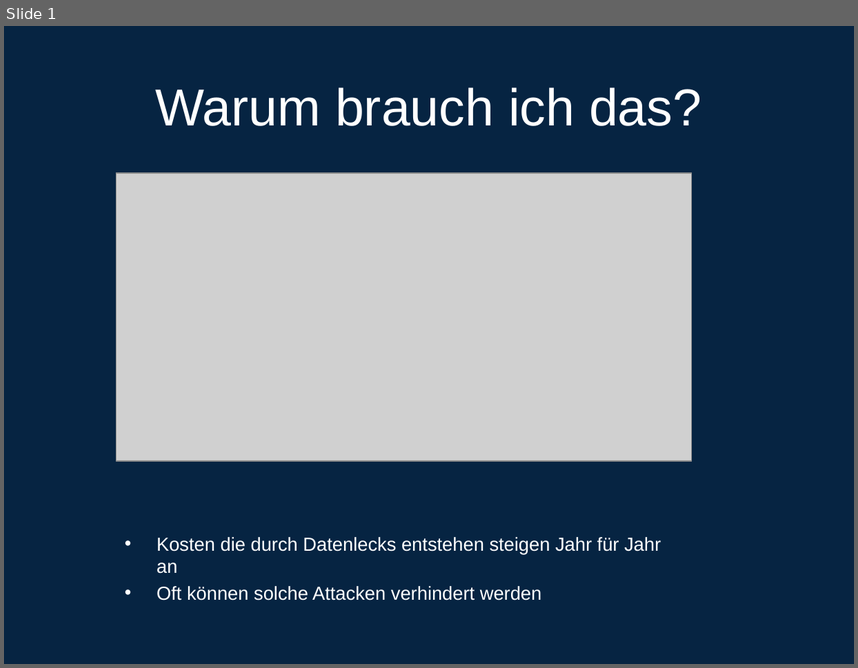
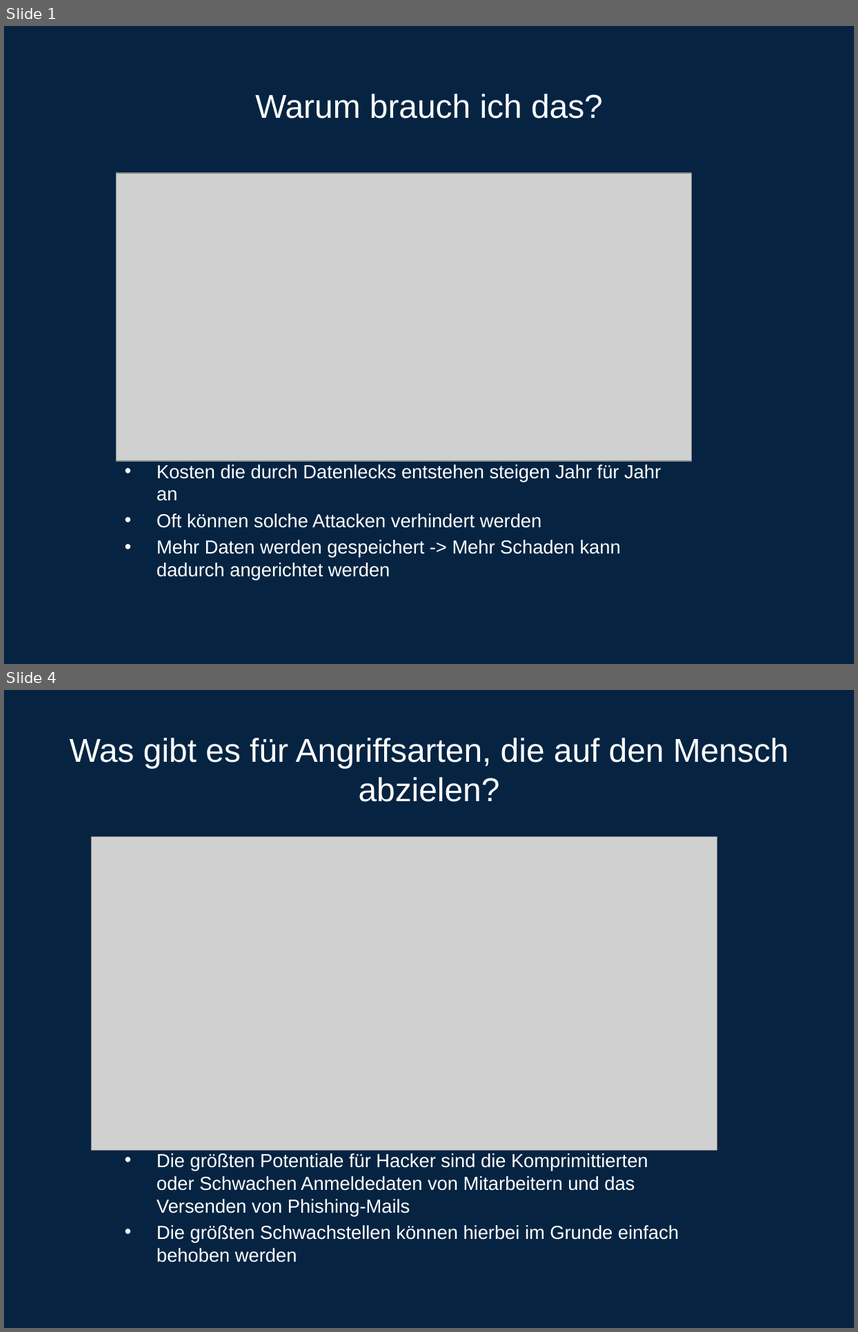
Before and after one commit to TimKossmann/storytelling, a slide deck: Powerpoint.pptx. Shown one above the other, each under a label of ours: slide 1 before the commit, slides 1 and 4 after it; the slides between them are not shown. The pictures are 858x668 and 858x1332 pixels, drawn with LibreOffice and Linux fonts; fonts in the diff are those of the drawing; grey boxes stand for pictures. Boxes give left, top, right and bottom in pixels: in the first picture for what was removed or moved away, otherwise in the second. Text is boxed around its words. In the diff, an @@ line names an element or a change of style, - is before the commit and + after.

```diff
--- a/Powerpoint.pptx
+++ b/Powerpoint.pptx
@@ slide 4 added at bbox=[4, 690, 854, 1328], background #062442 @@
@@ title added at bbox=[70, 738, 789, 802], 28 pt, text #FFFFFF @@
+Was gibt es für Angriffsarten, die auf den Mensch abzielen?
@@ picture added at bbox=[91, 837, 716, 1150] @@
@@ text added at bbox=[156, 1153, 679, 1262], 16 pt, text #FFFFFF @@
+• Die größten Potentiale für Hacker sind die Komprimittierten oder Schwachen Anmeldedaten von Mitarbeitern und das Versenden von Phishing-Mails
+• Die größten Schwachstellen können hierbei im Grunde einfach behoben werden
@@ slide 1 changed as well @@
@@ title "Warum brauch ich das?" at bbox=[255, 94, 603, 118]: size 44 to 28 pt @@
@@ text "Kosten die durch Datenlecks entstehen ...": place and size @@
-text "Kosten die durch Datenlecks entstehen ..." at bbox=[156, 537, 661, 600]
+text "Kosten die durch Datenlecks entstehen ..." at bbox=[156, 464, 661, 580]
@@ text at bbox=[156, 539, 621, 580]: paragraph added @@
+• Mehr Daten werden gespeichert -> Mehr Schaden kann dadurch angerichtet werden
```
Also in this commit, not shown: 1 other slide changed, 5 other slides added, 14 other files.
